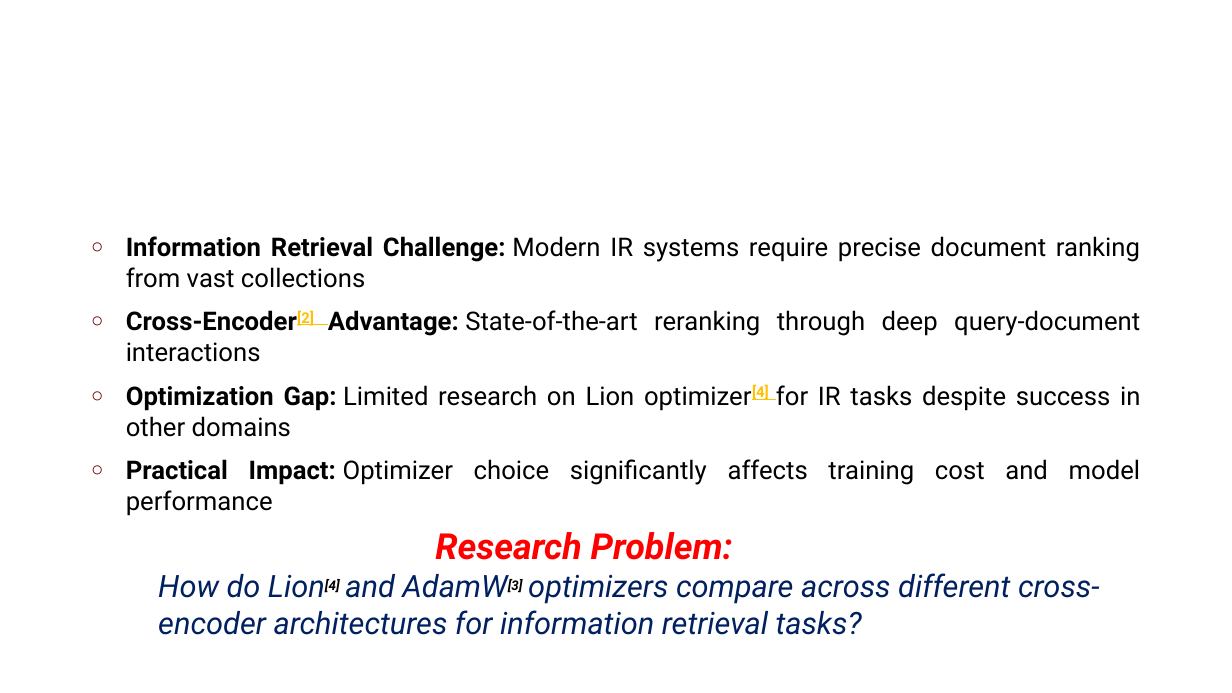
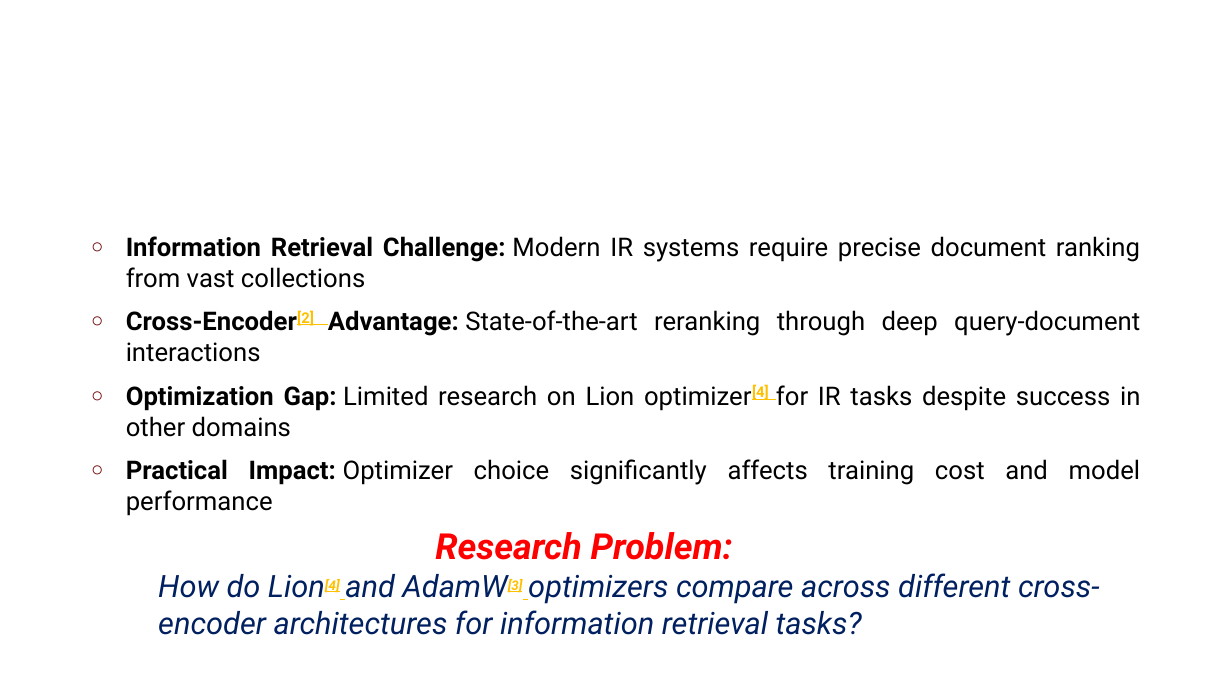
Before and after one commit to skfrost19/cross-encoder-modal, a slide deck: slide 3 of cross_encoder/thesis/Thesis_presentation.pptx. Drawn at 1232x693 pixels with LibreOffice and Linux fonts; fonts in the diff are those of the drawing; background and template pictures are left out. Boxes give left, top, right and bottom in pixels: in the first picture for what was removed or moved away, otherwise in the second. Text is boxed around its words. In the diff, an @@ line names an element or a change of style, - is before the commit and + after.

```diff
--- a/cross_encoder/thesis/Thesis_presentation.pptx
+++ b/cross_encoder/thesis/Thesis_presentation.pptx
@@ text "Research Problem: How do Lion[4] ..." at (158, 532, 1100, 635): text colour #000000 to #FFC000, underline on in "Lion[4] AdamW[3]" @@
```
Also in this commit, not shown: 4 other slides changed, 1 other file.
